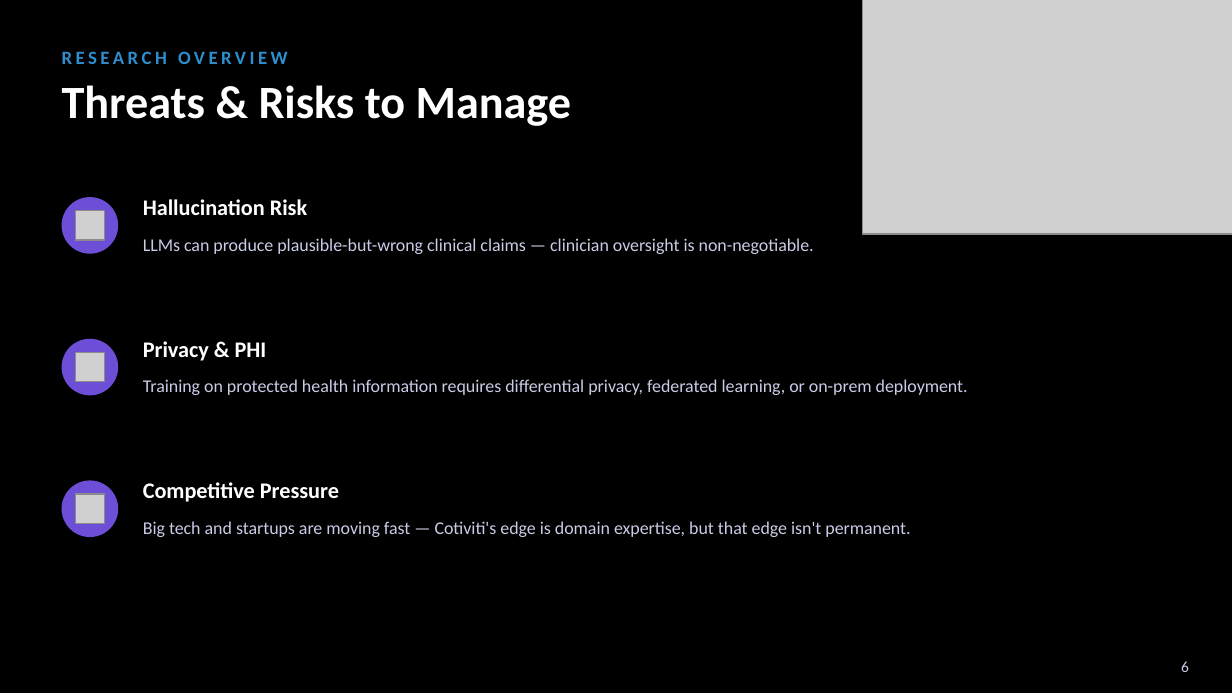
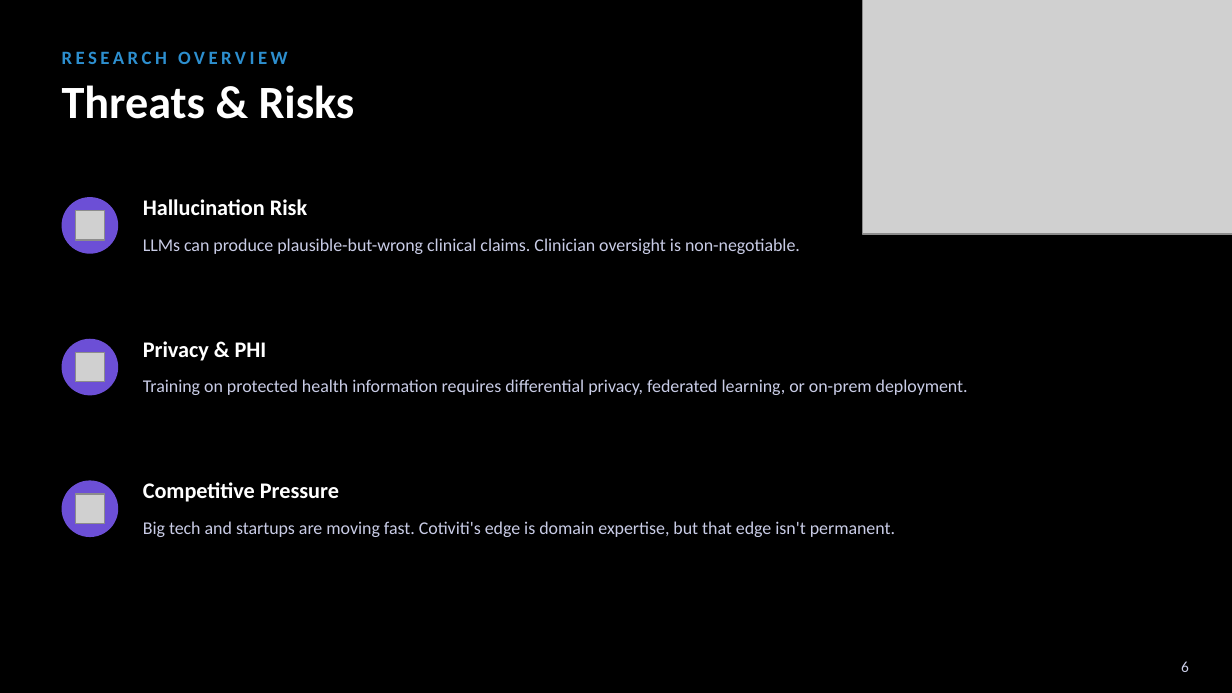
Before and after one commit to evierkim/cotiviti-intern-poc-agentic-rag, a slide deck: slide 6 of Cotiviti_PowerPoint.pptx. Drawn at 1232x693 pixels with LibreOffice and Linux fonts; fonts in the diff are those of the drawing; grey boxes stand for pictures. Boxes give left, top, right and bottom in pixels: in the first picture for what was removed or moved away, otherwise in the second. Text is boxed around its words. In the diff, an @@ line names an element or a change of style, - is before the commit and + after.

```diff
--- a/Cotiviti_PowerPoint.pptx
+++ b/Cotiviti_PowerPoint.pptx
@@ text at [62,85,355,119]: text changed @@
-Threats & Risks to Manage
+Threats & Risks
@@ text at [143,238,800,254]: text changed @@
-LLMs can produce plausible-but-wrong clinical claims — clinician oversight is non-negotiable.
+LLMs can produce plausible-but-wrong clinical claims. Clinician oversight is non-negotiable.
@@ text at [143,521,895,537]: text changed @@
-Big tech and startups are moving fast — Cotiviti's edge is domain expertise, but that edge isn't permanent.
+Big tech and startups are moving fast. Cotiviti's edge is domain expertise, but that edge isn't permanent.
```
Also in this commit, not shown: 13 other slides changed, 4 slides removed.
